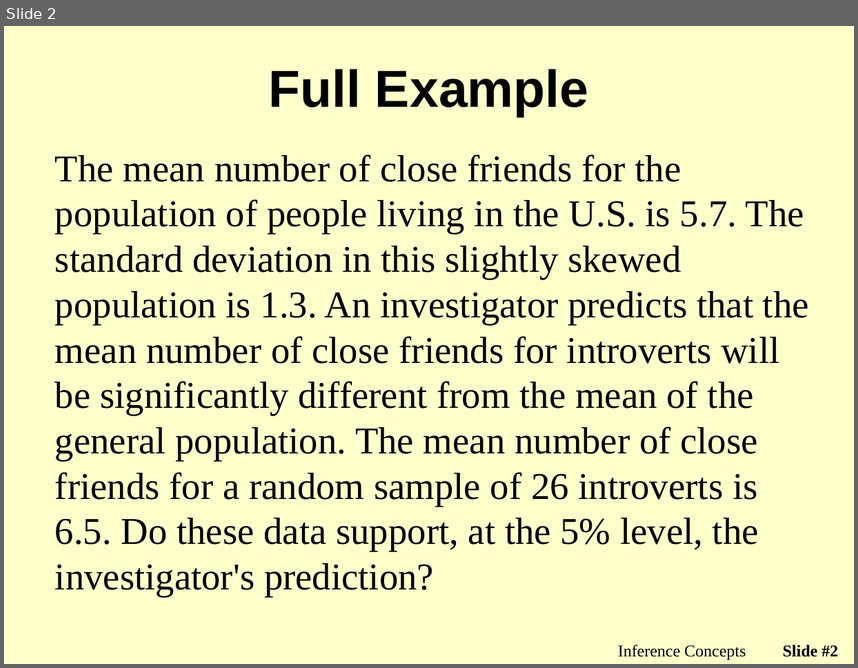
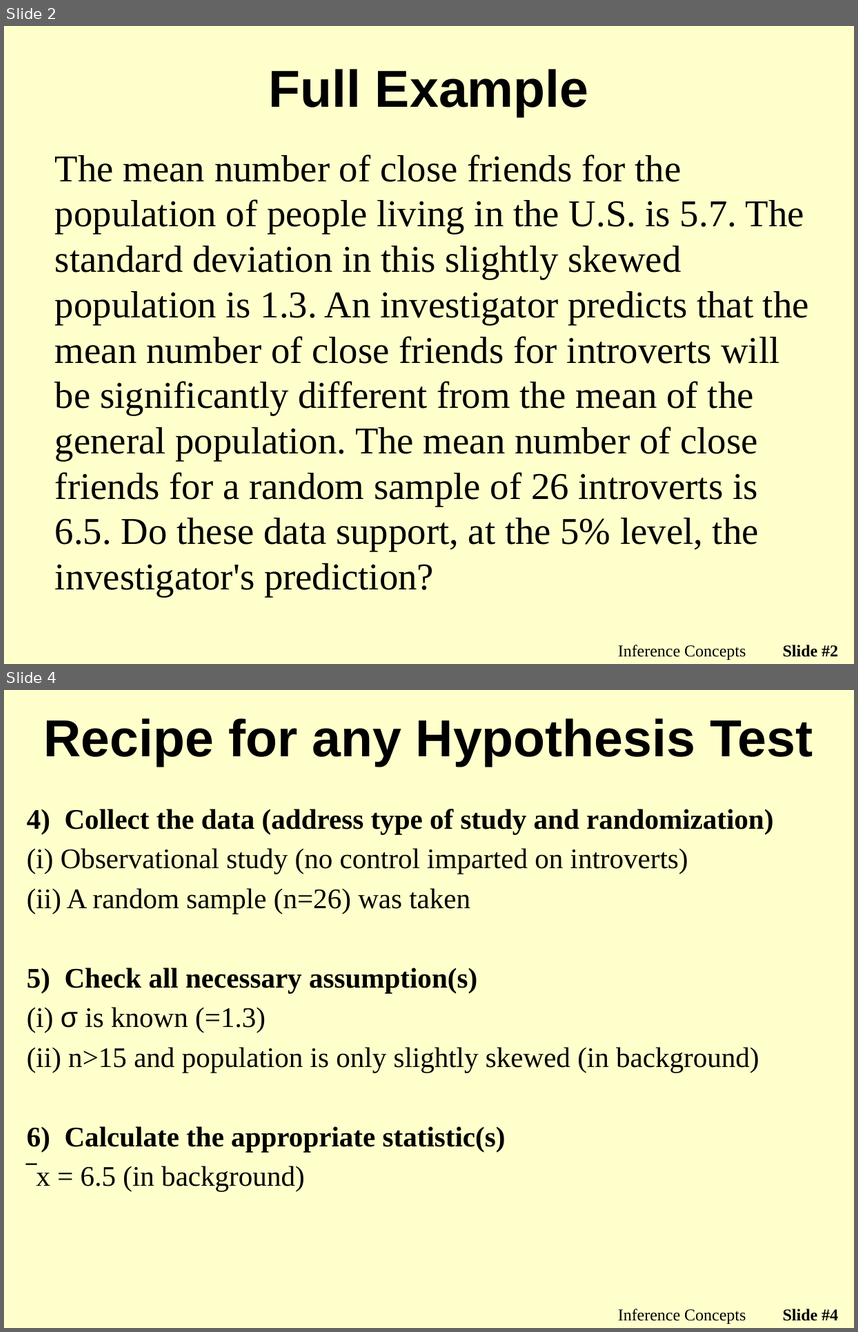
Before and after one commit to droglenc/NCMTH107, a slide deck: modules/1_Sample_Z/PPT2.pptx. Shown one above the other, each under a label of ours: slide 2 before the commit, slides 2 and 4 after it; the slides between them are not shown. The pictures are 858x668 and 858x1332 pixels, drawn with LibreOffice and Linux fonts; fonts in the diff are those of the drawing; background and template pictures are left out. Boxes give left, top, right and bottom in pixels: in the first picture for what was removed or moved away, otherwise in the second. Text is boxed around its words. In the diff, an @@ line names an element or a change of style, - is before the commit and + after.

Commit message:
More changes to z-test module

```diff
--- a/modules/1_Sample_Z/PPT2.pptx
+++ b/modules/1_Sample_Z/PPT2.pptx
@@ slide 4 added at <box>4,690,854,1328</box>, background picture (left out) @@
@@ title added at <box>44,718,813,767</box>, 44 pt, text #000000, bold @@
+Recipe for any Hypothesis Test
@@ text added at <box>27,809,773,1191</box>, 24 pt, text #000000 @@
+4) Collect the data (address type of study and randomization)
+(i) Observational study (no control imparted on introverts)
+(ii) A random sample (n=26) was taken
+5) Check all necessary assumption(s)
+(i) σ is known (=1.3)
+(ii) n>15 and population is only slightly skewed (in background)
+6) Calculate the appropriate statistic(s)
+‾x = 6.5 (in background)
@@ text added at <box>618,1308,746,1323</box>, 14 pt, text #000000 @@
+Inference Concepts
@@ page number added at <box>783,1308,838,1321</box>, 14 pt, text #000000, bold @@
+Slide #4
```
Also in this commit, not shown: 4 other slides added, 2 other files.
